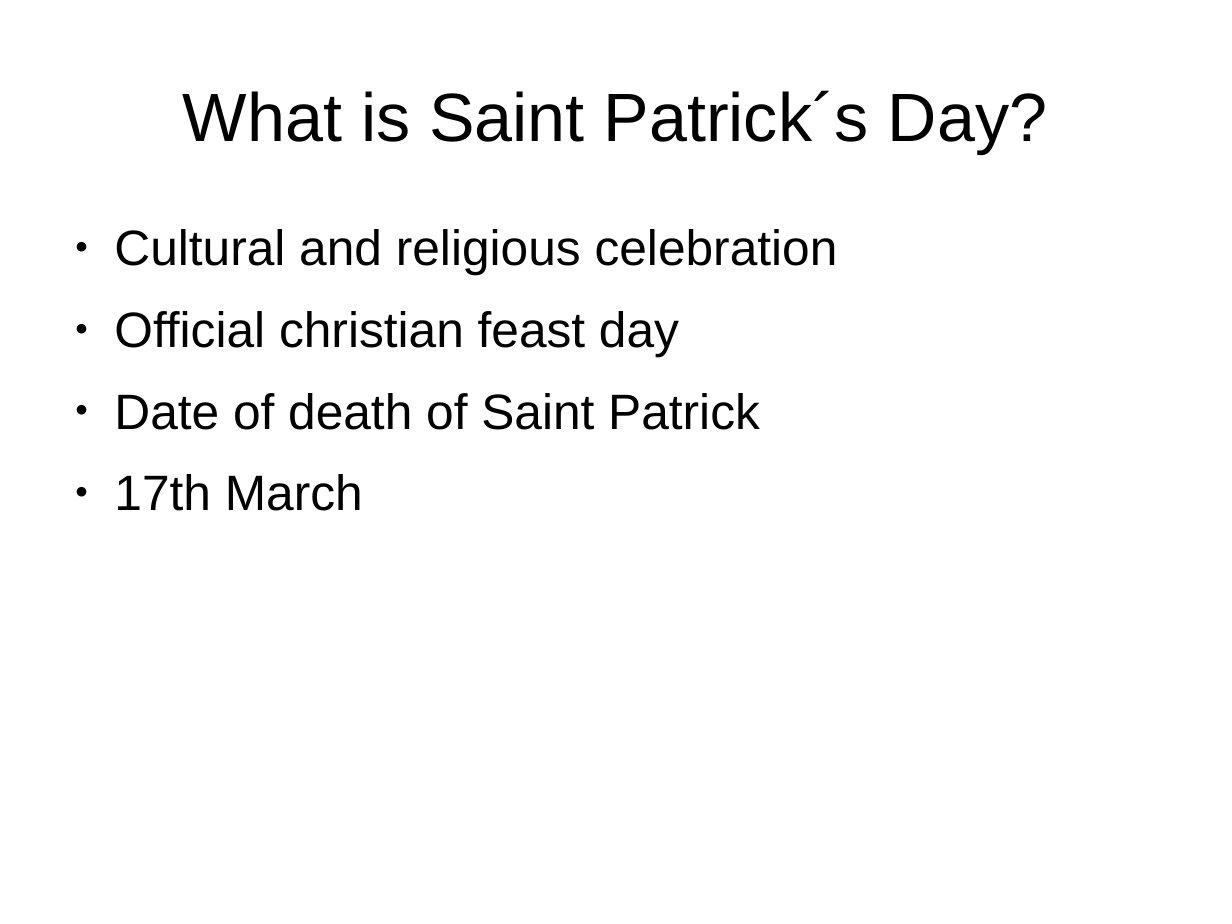
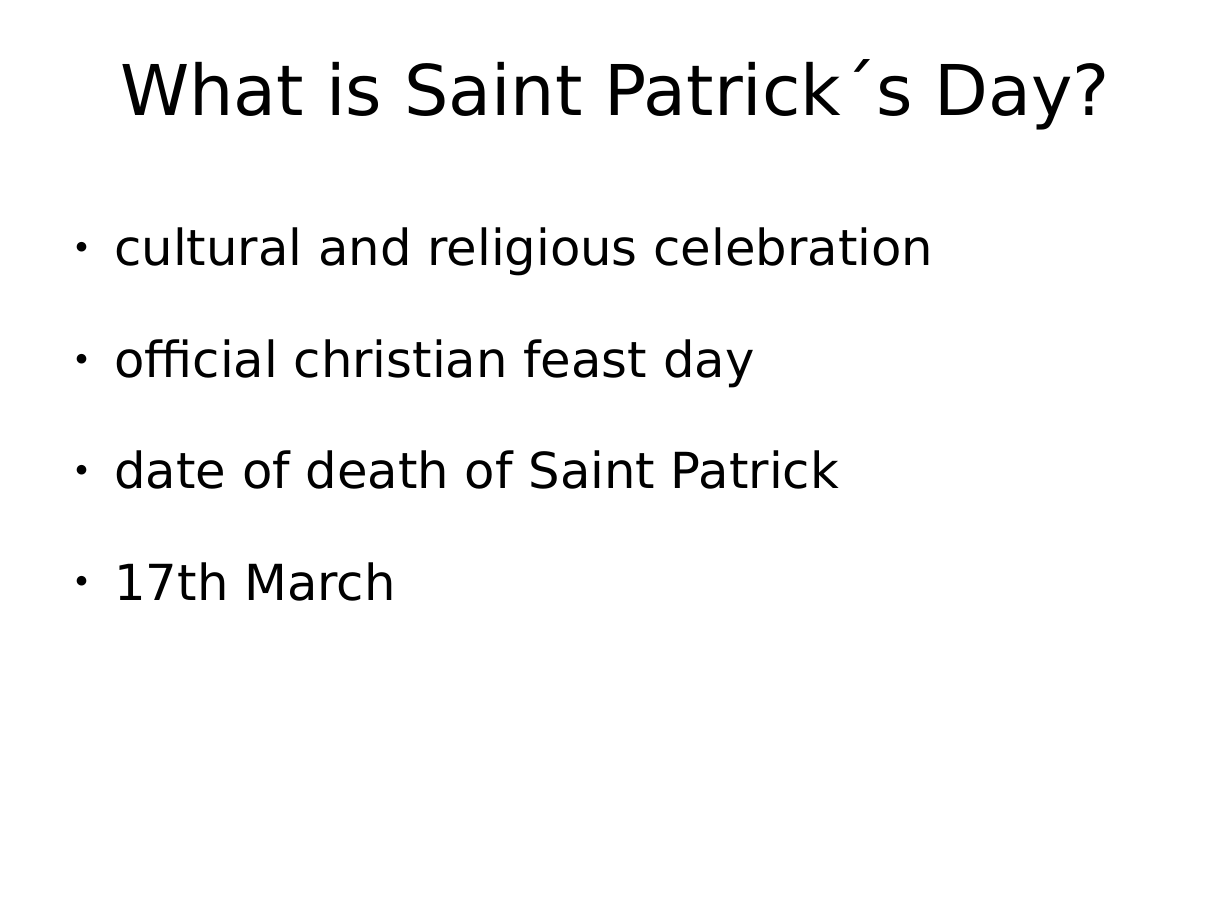
Before and after one commit to PraeluceantBoreus/eref, a slide deck: slide 3 of referat.odp. Drawn at 1232x924 pixels with LibreOffice and Linux fonts; fonts in the diff are those of the drawing; background and template pictures are left out. Boxes give left, top, right and bottom in pixels: in the first picture for what was removed or moved away, otherwise in the second. Text is boxed around its words. In the diff, an @@ line names an element or a change of style, - is before the commit and + after.

```diff
--- a/referat.odp
+++ b/referat.odp
@@ title "What is Saint Patrick´s Day?" at (120,59,1110,130): size 44 to 45.1 pt, font Arial to DejaVu Sans @@
@@ text at (114,227,933,489): text changed; font Arial to DejaVu Sans @@
-● Cultural and religious celebration
-● Official christian feast day
-● Date of death of Saint Patrick
+● cultural and religious celebration
+● official christian feast day
+● date of death of Saint Patrick
@@ text at (114,562,395,601): font Arial to DejaVu Sans in "17th March"; more space between paragraphs @@
```
Also in this commit, not shown: 7 other slides changed, 1 slide added, 1 other file.
